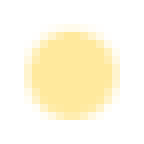
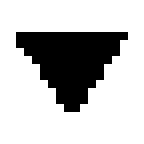
Two versions of the same layered image (144×144). Layer-by-layer changes:
added layer "submenu" above "published-with-changes" over bbox(16, 32, 128, 112)
hid "published-with-changes" over bbox(24, 24, 120, 120)
